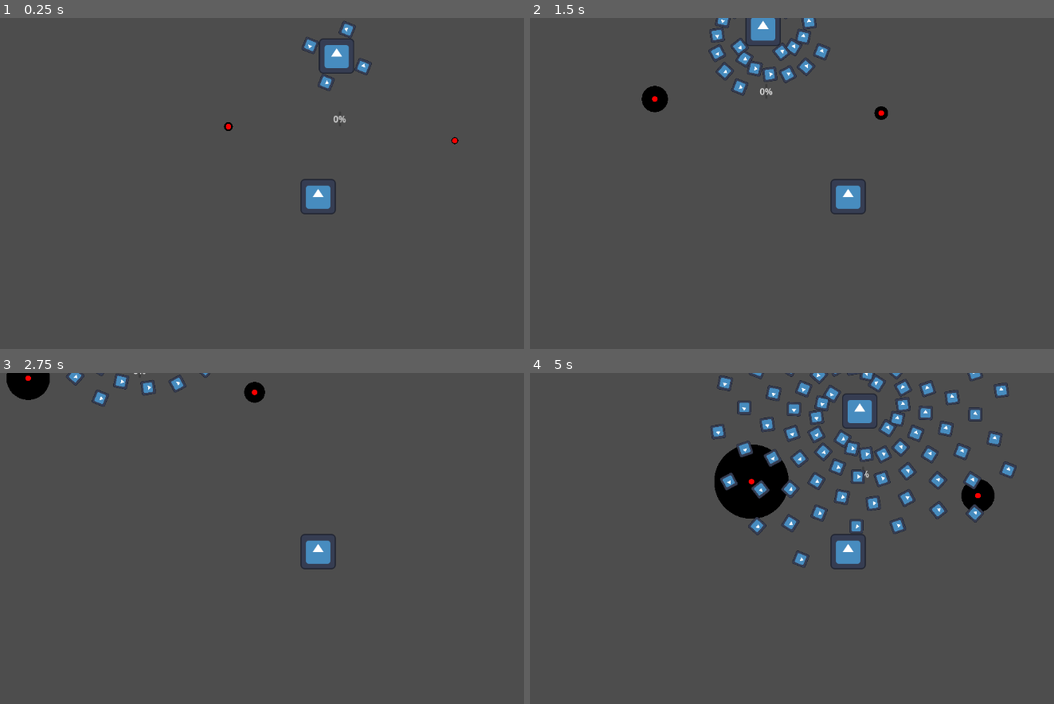
Above: before the commit, frames 1-4 (two rows, left to right).
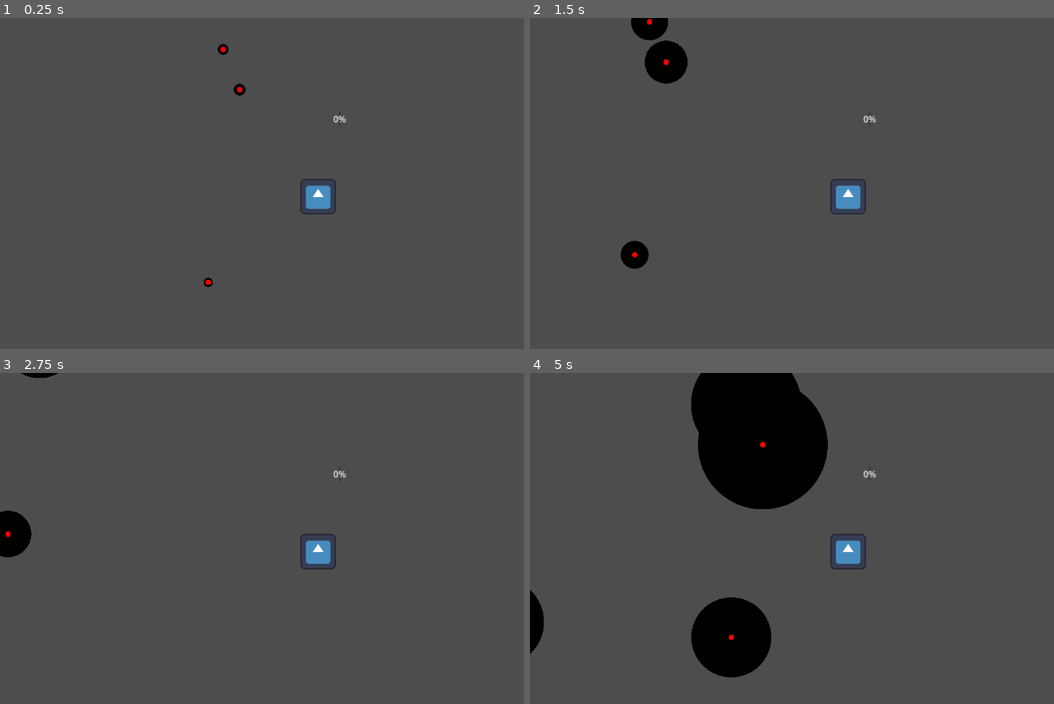
Above: after the commit, the same moments.

Repository: Danco21/Pirate-Software-Game-Jam-2024-Redux
Game: Godot game, scene res://world_test.tscn
Two runs of this game, one before a commit and one after it. Both use one fixed random seed, a clock stepped at 60 frames per second and the inputs below. The engine's default icon, where the game draws it, is replaced by a stand-in: a white triangle on a blue panel in a dark square.
Inputs:
- Up to frame 1 (0.25 s): no input
- Up to frame 2 (1.5 s): hold Right (ui_right) 0.53-1.28 s; hold Down (ui_down) from 1.28 s (still down)
- Up to frame 3 (2.75 s): release Down (ui_down) at 2.03 s; hold Right (ui_right) from 2.03 s (still down)
- Up to frame 4 (5 s): release Right (ui_right) at 2.78 s; hold Up (ui_up) 2.78-3.53 s; hold Left (ui_left) from 3.53 s (still down)

The runs differ from the first frame. In frame 1, 1.0% of the frame differs, in the area x 38-88%, y 0-82%; in frame 2, 3.6%; in frame 3, 1.8%; in frame 4, 15%, in the area x 0-93%, y 0-93%.

Commit message:
Spawner Changes Update

Diff:
--- a/Spawner.gd
+++ b/Spawner.gd
@@ -1,31 +1,55 @@
 extends Node2D
-@onready var distanceToEnemy = $DistancetoCenter
-@onready var player := $PlayerCharacter
+@onready var distanceToEnemy = $"../PlayerCharacter/DistancetoCenter"
+@onready var player := $"../PlayerCharacter"
 @onready var enemy = preload("res://enemy.tscn")
 @export var enemyNum = 5
 
-var biggestRadiusInRange = 0
+var cloestSignalinstance = 0
+var cloestSignalvalue = []
 var num = 0
+
 
 
 # Called when the node enters the scene tree for the first time.
 func _ready():
+	cloestSignalvalue.resize(enemyNum)
+	cloestSignalvalue.fill(9999)
 	for i in enemyNum:
 		var enemyInstance = enemy.instantiate()
-		enemyInstance.growthrate = randi_range(1, 50)
+		enemyInstance.growthrate = randi_range(25, 50)
 		enemyInstance.position.x = randi_range(-1000,1000)
 		enemyInstance.position.y = randi_range(-1000,1000)
 		add_child(enemyInstance)
 
 # Called every frame. 'delta' is the elapsed time since the previous frame.
 func _process(delta):
-	if (get_child(num).check == true) && (get_child(num).radius_size > biggestRadiusInRange.radius_size):
-		biggestRadiusInRange = get_child(num)
+	if is_instance_valid(get_child(num)):
+		if get_child(num).check:
+			cloestSignalvalue[num] = get_child(num).position.distance_to(player.position)
+			cloestSignalinstance = get_child(cloestSignalvalue.find(cloestSignalvalue.min(), 0))
+			print(cloestSignalvalue.find(cloestSignalvalue.min(), 0))
+			print(cloestSignalvalue)
+		else:
+			cloestSignalvalue[num] = 9999
+	if is_instance_valid(cloestSignalinstance):
+		distanceToEnemy.value = map(100*(cloestSignalinstance.position.distance_to(player.position)/cloestSignalinstance.radius_size), 100, 0, 0, 100)
+	else:
+		distanceToEnemy.value = 0
 
-	if (num < (get_child_count() - 1)):
-		num+=1
-	if is_instance_valid(biggestRadiusInRange):
-		distanceToEnemy.value = map(100*(biggestRadiusInRange.position.distance_to(player.position)/biggestRadiusInRange.radius_size), 100, 0, 0, 100)
+	if is_instance_valid(get_child(num)):
+		if get_child(num).killmyself:
+			cloestSignalvalue.resize(get_child_count() - 1)
+			cloestSignalvalue.fill(9999)
+			get_child(num).queue_free()
+
+
+	if (get_child_count() > 0):
+		num += 1
+		if num > (get_child_count() - 1):
+			num = 0
+	else:
+		queue_free()
+
 
 # helper function that reverses proximity counter (0 to 100 as player gets closer to target)
 func map(value, fl, fh, tl, th):
--- a/enemy.tscn
+++ b/enemy.tscn
@@ -4,7 +4,6 @@
 resource_local_to_scene = true
 script/source = "extends Node2D
 # get collision node, but only when node tree is ready
-#@onready var collision = get_child(0).get_child(0)
 @onready var collision = $EnemyRadius/EnemyRadiusCollision
 @onready var originCollision = $OriginArea/OriginCollision
 @onready var check
@@ -13,6 +12,7 @@
 # starting enemy detection and origin circle
 var radius_size = 10
 var radius_origin = 10
+var killmyself = false
 
 # draw sprite for detection circle and origin circle
 func _draw()->void:
@@ -47,6 +47,8 @@
 
 func _on_origin_area_body_entered(body):
 	print(body, \" has entered Origin Range\")
+	killmyself = true
+
 
 func _on_origin_area_body_exited(body):
 	print(body, \" has exited Origin Range\")
--- a/player_character.gd
+++ b/player_character.gd
@@ -4,7 +4,7 @@
 const SPEED = 500.0
 const JUMP_VELOCITY = -400.0
 
-func _physics_process(delta):
+func _physics_process(_delta):
 	# Get the input direction, negative or positive
 	var direction_x = Input.get_axis("ui_left", "ui_right")
 	var direction_y = Input.get_axis("ui_up", "ui_down")
--- a/world_test.gd
+++ b/world_test.gd
@@ -1,19 +1,20 @@
 extends Node2D
 
 #get nodes when node tree is ready, assign to variables
-@onready var enemy := $Enemy
-@onready var player := $PlayerCharacter
-@onready var distanceToEnemy = $DistancetoCenter
+#@onready var enemy := $Enemy
+#@onready var player := $PlayerCharacter
+#@onready var distanceToEnemy = $DistancetoCenter
 
 
 # every frame, see if check value in enemy detection area has been triggered
 # update distance value to reflect proximity
-func _process(delta):
-	if enemy.check:
+func _process(_delta):
+	pass
+	#if enemy.check:
 		#Note this will only display for the first enemy only
-		distanceToEnemy.value = map(100*(enemy.position.distance_to(player.position)/enemy.radius_size), 100, 0, 0, 100)
-	else:
-		distanceToEnemy.value = 0
+	#	distanceToEnemy.value = map(100*(enemy.position.distance_to(player.position)/enemy.radius_size), 100, 0, 0, 100)
+	#else:
+	#	distanceToEnemy.value = 0
 
 # helper function that reverses proximity counter (0 to 100 as player gets closer to target)
 func map(value, fl, fh, tl, th):
--- a/world_test.tscn
+++ b/world_test.tscn
@@ -1,33 +1,24 @@
-[gd_scene load_steps=5 format=3 uid="uid://dr8somyjpwgdy"]
+[gd_scene load_steps=3 format=3 uid="uid://dr8somyjpwgdy"]
 
 [ext_resource type="PackedScene" uid="uid://dkheri4bg7o52" path="res://player_character.tscn" id="1_cm3af"]
-[ext_resource type="Script" path="res://world_test.gd" id="1_lml3o"]
-[ext_resource type="PackedScene" uid="uid://dlngbjc716c01" path="res://Bullet Hell/Turret.tscn" id="2_6d4j4"]
-[ext_resource type="PackedScene" uid="uid://doj6n00yl723f" path="res://enemy.tscn" id="2_xblyh"]
+[ext_resource type="Script" path="res://Spawner.gd" id="4_4p5pa"]
 
 [node name="WorldTest" type="Node2D"]
 position = Vector2(-3, 0)
-script = ExtResource("1_lml3o")
 
-[node name="Turret" parent="." instance=ExtResource("2_6d4j4")]
-position = Vector2(393, -258)
+[node name="Node2D" type="Node2D" parent="."]
+script = ExtResource("4_4p5pa")
 
-[node name="Enemy" parent="." instance=ExtResource("2_xblyh")]
+[node name="PlayerCharacter" parent="." instance=ExtResource("1_cm3af")]
+position = Vector2(326, 252)
 
-[node name="Enemy2" parent="." instance=ExtResource("2_xblyh")]
-position = Vector2(821, 49)
-growthrate = 10
-
-[node name="DistancetoCenter" type="ProgressBar" parent="."]
-offset_left = 401.0
-offset_top = -57.0
-offset_right = 405.0
-offset_bottom = -30.0
+[node name="DistancetoCenter" type="ProgressBar" parent="PlayerCharacter"]
+offset_left = 75.0
+offset_top = -309.0
+offset_right = 79.0
+offset_bottom = -282.0
 scale = Vector2(2, 2)
 value = 1.0
 metadata/_edit_use_anchors_ = true
 
-[node name="PlayerCharacter" parent="." instance=ExtResource("1_cm3af")]
-position = Vector2(326, 252)
-
 [connection signal="child_entered_tree" from="PlayerCharacter" to="." method="_on_player_character_child_entered_tree"]
Not shown: 1 places in Bullet Hell/Turret.tscn that only renumber resources
